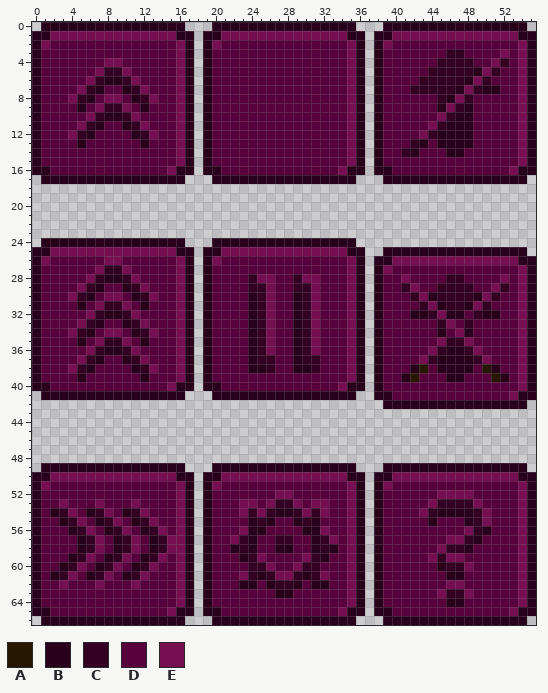
Two states of a sprite sheet, Assets/Sprites/UI/SkillTree/SkillsUnlocked.png. Above is the file before it was changed.
The file is 56x67 pixels. Colours within 5 levels of each other are drawn and written as one.
Palette (. is transparent): A #271600  B #29001c  C #330023  D #57003c  E #760e52
Pixels before (only the part around the change), first column x 0:
 0 .BBBBBBBBBBBBBBBB...BB
 1 BBEEEEEEEEEEEEEEBB.BBE
 2 BEDDDDDDDDDDDDDDEB.BED
 3 BDDDDDDDDDDDDDDDEB.BDD
 4 BDDDDDDDEEDDDDDDEB.BDD
 5 BDDDDDDECCEDDDDDEB.BDD
 6 BDDDDDECBBCEDDDDEB.BDD
 7 BDDDDECBDDBCEDDDEB.BDD
 8 BDDDECBDEEDBCEDDEB.BDD
 9 BDDDDBDECCEDBDDDEB.BDD
10 BDDDDDECBBCEDDDDEB.BDD
11 BDDDDECBDDBCEDDDEB.BDD
12 BDDDECBDDDDBCEDDEB.BDD
13 BDDDDBDDDDDDBDDDEB.BDD
14 BDDDDDDDDDDDDDDDEB.BDD
15 BDDDDDDDDDDDDDDDEB.BDD
16 BBDDDDDDDDDDDDDEBB.BBD
17 .BBBBBBBBBBBBBBBB...BB
18 ......................
19 ......................
20 ......................
21 ......................
22 ......................
The result:
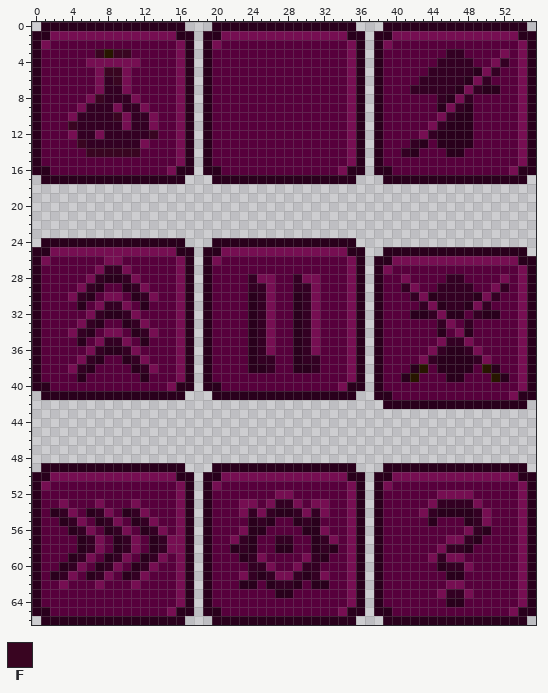
Colours new in this view: F #390521
The edit:
y 3: x 7..10 DDDD -> FAFF
y 4: x 6..7 DD -> EE; x 10..11 DD -> EE
y 5: x 8..9 CC -> FF
y 6: x 6..11 ECBBCE -> DECFED
y 7: x 5..12 ECBDDBCE -> DDECCEDD
y 8: x 4..13 ECBDEEDBCE -> DDEFCCCEDD
y 9: x 5..7 BDE -> ECC; x 9..12 CEDB -> ECCE
y 10: x 4..6 DDE -> ECC; x 8..13 BBCEDD -> CFECCE
y 11: x 4..5 DE -> FC; x 7..10 BDDB -> CCCE; x 12..13 ED -> CE
y 12: x 6..11 BDDDDB -> CECCCC; x 13 E -> F
y 13: x 5..12 BDDDDDDB -> FCCCCCCE
y 14: x 6..11 DDDDDD -> FFFFFF
